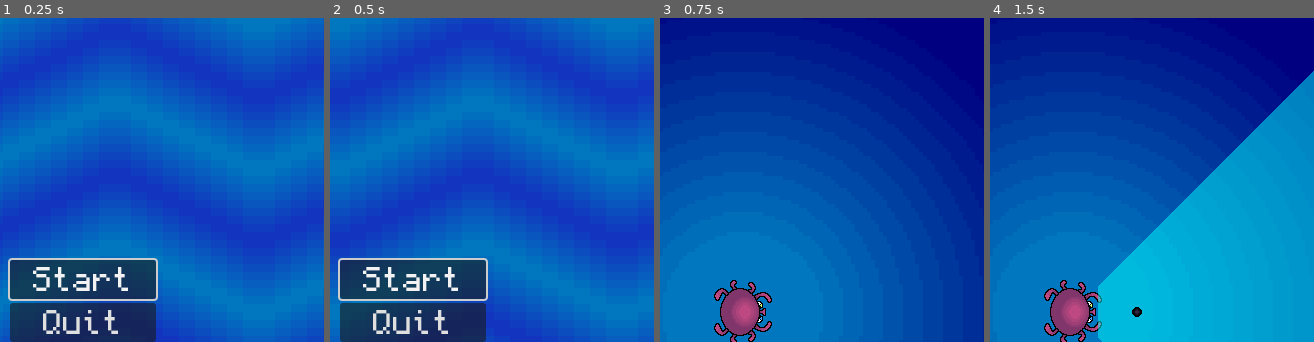
Above: before the commit, frames 1-4 (left to right).
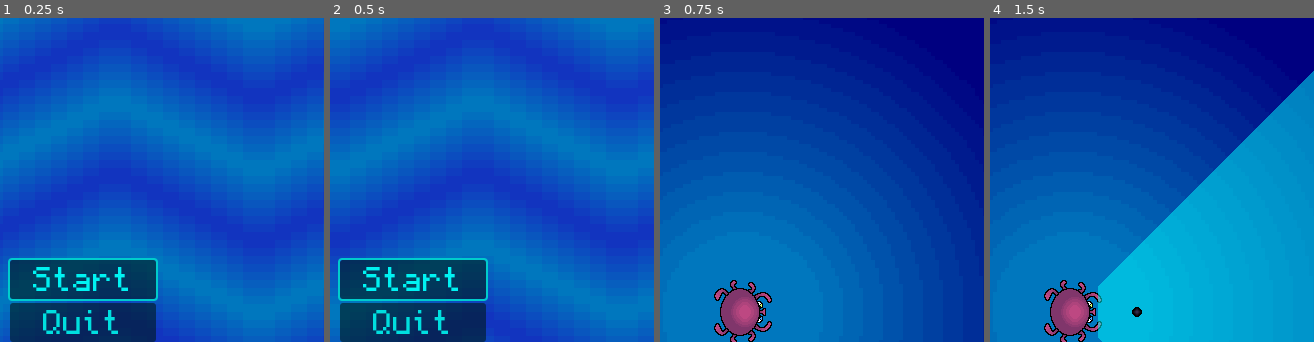
Above: after the commit, the same moments.

Repository: jonael-garcia26/OctoPause
Game: Godot game, scene res://Scenes/menu.tscn
The game is run twice, just before and just after one commit, with the same random seed, the same clock (stepped at 60 frames per second) and the same inputs.
Inputs:
- Up to frame 1 (0.25 s): no input
- Up to frame 2 (0.5 s): no input
- Up to frame 3 (0.75 s): click "Start" at 0.5 s
- Up to frame 4 (1.5 s): tap Enter at 1.25 s; hold D (right) from 1.28 s (still down)
The pictures show only the part of the screen within x 37-87%, y 5-55%; the shares and areas given below are measured in that part.

The runs differ from the first frame. In frame 1, 2.1% of the frame differs, in the area x 2-49%, y 74-98%; in frame 2, 2.1%; in frame 3, nothing differs; in frame 4, nothing differs.

Commit message:
Added the score and change color of labels and buttons

Diff:
--- a/Scenes/GameOver.tscn
+++ b/Scenes/GameOver.tscn
@@ -1,7 +1,9 @@
-[gd_scene load_steps=6 format=3 uid="uid://b3mhql1b038dc"]
+[gd_scene load_steps=8 format=3 uid="uid://b3mhql1b038dc"]
 
 [ext_resource type="Shader" path="res://Assets/Shaders/bgScroll.gdshader" id="1_07bwd"]
+[ext_resource type="Script" path="res://Scripts/game_over.gd" id="1_r5qaw"]
 [ext_resource type="Texture2D" uid="uid://dt2sklf6eyu73" path="res://Assets/Sprites/Start.png" id="2_xb5vq"]
+[ext_resource type="FontFile" uid="uid://b641ed2clbrdw" path="res://Assets/Fonts/Monocraft.ttf" id="4_xynan"]
 
 [sub_resource type="ShaderMaterial" id="ShaderMaterial_h6wif"]
 shader = ExtResource("1_07bwd")
@@ -22,6 +24,7 @@
 grow_horizontal = 2
 grow_vertical = 2
 size_flags_horizontal = 4
+script = ExtResource("1_r5qaw")
 
 [node name="Background" type="TextureRect" parent="."]
 texture_repeat = 2
@@ -53,16 +56,29 @@
 grow_horizontal = 2
 grow_vertical = 2
 
+[node name="LabelScore" type="Label" parent="VBoxContainer"]
+modulate = Color(0, 1, 1, 1)
+layout_mode = 2
+theme_override_fonts/font = ExtResource("4_xynan")
+theme_override_font_sizes/font_size = 30
+text = "S"
+horizontal_alignment = 1
+vertical_alignment = 1
+
 [node name="Retry" type="Button" parent="VBoxContainer"]
+modulate = Color(0, 1, 1, 1)
 layout_mode = 2
 focus_neighbor_top = NodePath("../Quit2")
+theme_override_fonts/font = ExtResource("4_xynan")
 theme_override_font_sizes/font_size = 30
 text = "Retry"
 script = SubResource("GDScript_jkrfo")
 
 [node name="Quit2" type="Button" parent="VBoxContainer"]
+modulate = Color(0, 1, 1, 1)
 layout_mode = 2
 focus_neighbor_bottom = NodePath("../Retry")
+theme_override_fonts/font = ExtResource("4_xynan")
 theme_override_font_sizes/font_size = 30
 text = "Quit"
 script = SubResource("GDScript_1wvsp")
--- /dev/null
+++ b/Scenes/global.tscn
@@ -0,0 +1,6 @@
+[gd_scene load_steps=2 format=3 uid="uid://bimrqoa85bsgq"]
+
+[ext_resource type="Script" path="res://Scripts/Global.gd" id="1_h62i1"]
+
+[node name="global" type="Node"]
+script = ExtResource("1_h62i1")
--- a/Scenes/menu.tscn
+++ b/Scenes/menu.tscn
@@ -54,6 +54,7 @@
 grow_vertical = 2
 
 [node name="Start" type="Button" parent="VBoxContainer"]
+modulate = Color(0, 1, 1, 1)
 layout_mode = 2
 focus_neighbor_top = NodePath("../Quit")
 theme_override_fonts/font = ExtResource("3_if7dh")
@@ -62,6 +63,7 @@
 script = SubResource("GDScript_jkrfo")
 
 [node name="Quit" type="Button" parent="VBoxContainer"]
+modulate = Color(0, 1, 1, 1)
 layout_mode = 2
 focus_neighbor_bottom = NodePath("../Start")
 theme_override_fonts/font = ExtResource("3_if7dh")
--- a/Scenes/player.tscn
+++ b/Scenes/player.tscn
@@ -74,4 +74,8 @@
 [node name="InkPoint" type="Area2D" parent="."]
 position = Vector2(24, 0)
 
+[node name="PointTimer" type="Timer" parent="."]
+autostart = true
+
 [connection signal="body_entered" from="." to="." method="_on_body_entered"]
+[connection signal="timeout" from="PointTimer" to="." method="_on_point_timer_timeout"]
--- /dev/null
+++ b/Scripts/Global.gd
@@ -0,0 +1,11 @@
+extends Node
+
+var Score = 0
+# Called when the node enters the scene tree for the first time.
+func _ready() -> void:
+	pass # Replace with function body.
+
+
+# Called every frame. 'delta' is the elapsed time since the previous frame.
+func _process(delta: float) -> void:
+	pass
--- /dev/null
+++ b/Scripts/game_over.gd
@@ -0,0 +1,12 @@
+extends Control
+
+@onready var labelScore = $VBoxContainer/LabelScore
+
+# Called when the node enters the scene tree for the first time.
+func _ready() -> void:
+	pass # Replace with function body.
+
+
+# Called every frame. 'delta' is the elapsed time since the previous frame.
+func _process(delta: float) -> void:
+	labelScore.text = "Score: " + str(Global.Score)
--- a/Scripts/main.gd
+++ b/Scripts/main.gd
@@ -19,7 +19,7 @@
 func _on_enemy_timer_timeout():
 	#print(EnemyTimer.wait_time)
 	if EnemyTimer.wait_time > 0.5:
-		EnemyTimer.wait_time = round((EnemyTimer.wait_time*0.95)*100) / 100
+		EnemyTimer.wait_time = round((EnemyTimer.wait_time*0.90)*100) / 100
 		if EnemyTimer.wait_time <= 0.5:
 			EnemyTimer.wait_time = 0.5
 	# Randomly choose between pufferfish and swordfish
--- a/Scripts/player.gd
+++ b/Scripts/player.gd
@@ -4,6 +4,7 @@
 @onready var currHealth: int = maxHealth
 @onready var flash_animation = $Sprite2D/AnimationPlayer
 @onready var hurt_sound = $HurtSound
+
 
 var screen_size
 var inkBullet = preload("res://Scenes/ink_bullet.tscn")
@@ -69,3 +70,7 @@
 	bulletInstance.position = $InkPoint.get_global_position()
 	bulletInstance.rotation_degrees = rotation_degrees
 	get_tree().get_root().add_child(bulletInstance)
+
+
+func _on_point_timer_timeout() -> void:
+	Global.Score += 1
--- a/project.godot
+++ b/project.godot
@@ -13,6 +13,10 @@
 config/name="OctoPause"
 run/main_scene="res://Scenes/Menu.tscn"
 config/features=PackedStringArray("4.3", "GL Compatibility")
+
+[autoload]
+
+Global="*res://Scripts/Global.gd"
 
 [display]
 
